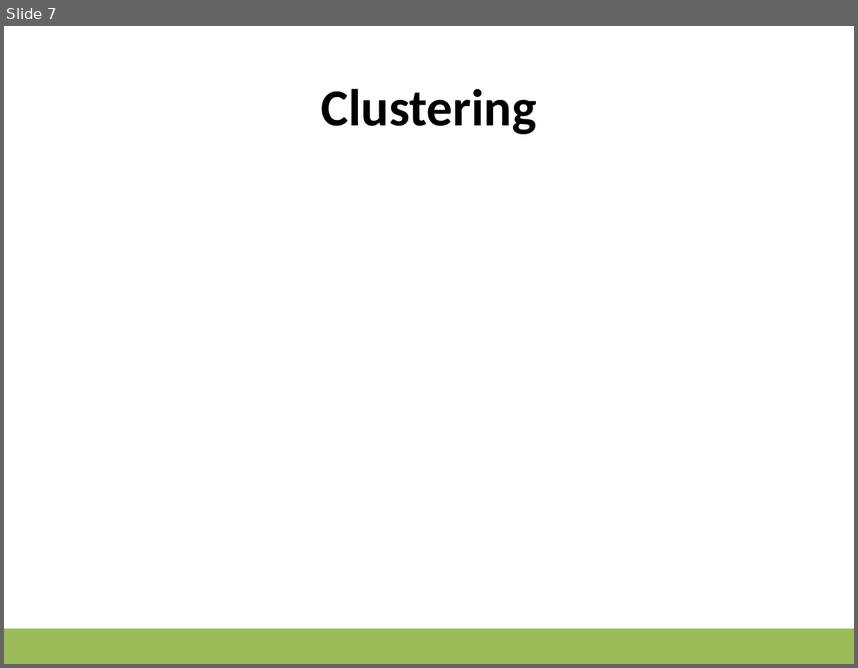
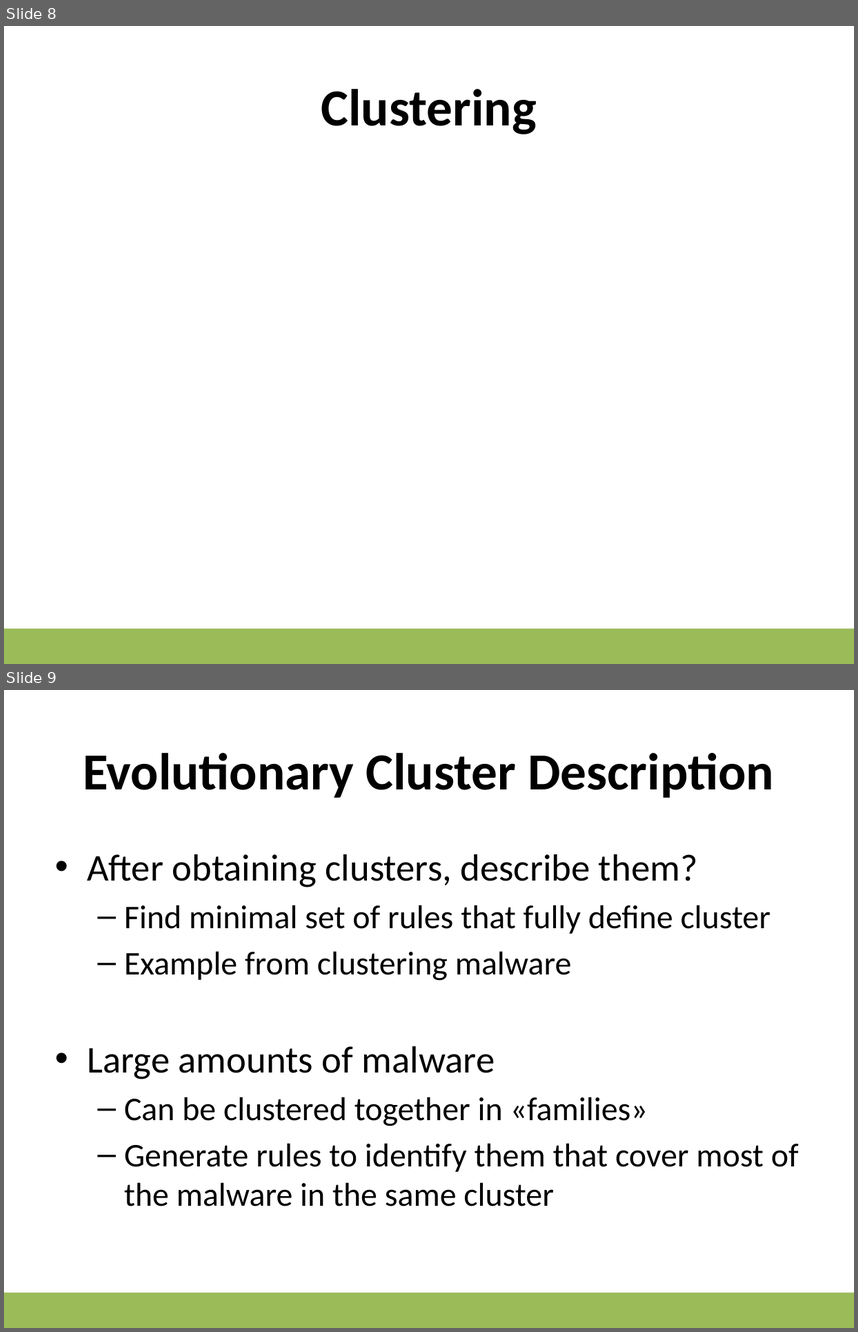
Before and after one commit to albertotonda/teaching, a slide deck: ml-subjects/Unsupervised ML.pptx. Shown one above the other, each under a label of ours: slide 7 before the commit, slides 8 and 9 after it. The pictures are 858x668 and 858x1332 pixels, drawn with LibreOffice and Linux fonts; fonts in the diff are those of the drawing; background and template pictures are left out. Boxes give left, top, right and bottom in pixels: in the first picture for what was removed or moved away, otherwise in the second. Text is boxed around its words. In the diff, an @@ line names an element or a change of style, - is before the commit and + after.

```diff
--- a/ml-subjects/Unsupervised ML.pptx
+++ b/ml-subjects/Unsupervised ML.pptx
@@ slide 9 added at bbox=[4, 690, 854, 1328], background #FFFFFF; not listed: 1 template element that a slide beside it also shows @@
@@ title added at bbox=[83, 753, 774, 798], 44 pt, text #000000, bold @@
+Evolutionary Cluster Description
@@ text added at bbox=[87, 854, 799, 1206], 28 pt, text #000000 @@
+• After obtaining clusters, describe them?
+  – Find minimal set of rules that fully define cluster
+  – Example from clustering malware
+• Large amounts of malware
+  – Can be clustered together in «families»
+  – Generate rules to identify them that cover most of the malware in the same cluster
@@ what was slide 7 is now slide 8 @@
```
Also in this commit, not shown: 3 slides changed, 3 other slides added, 1 slide removed, 4 other files.
